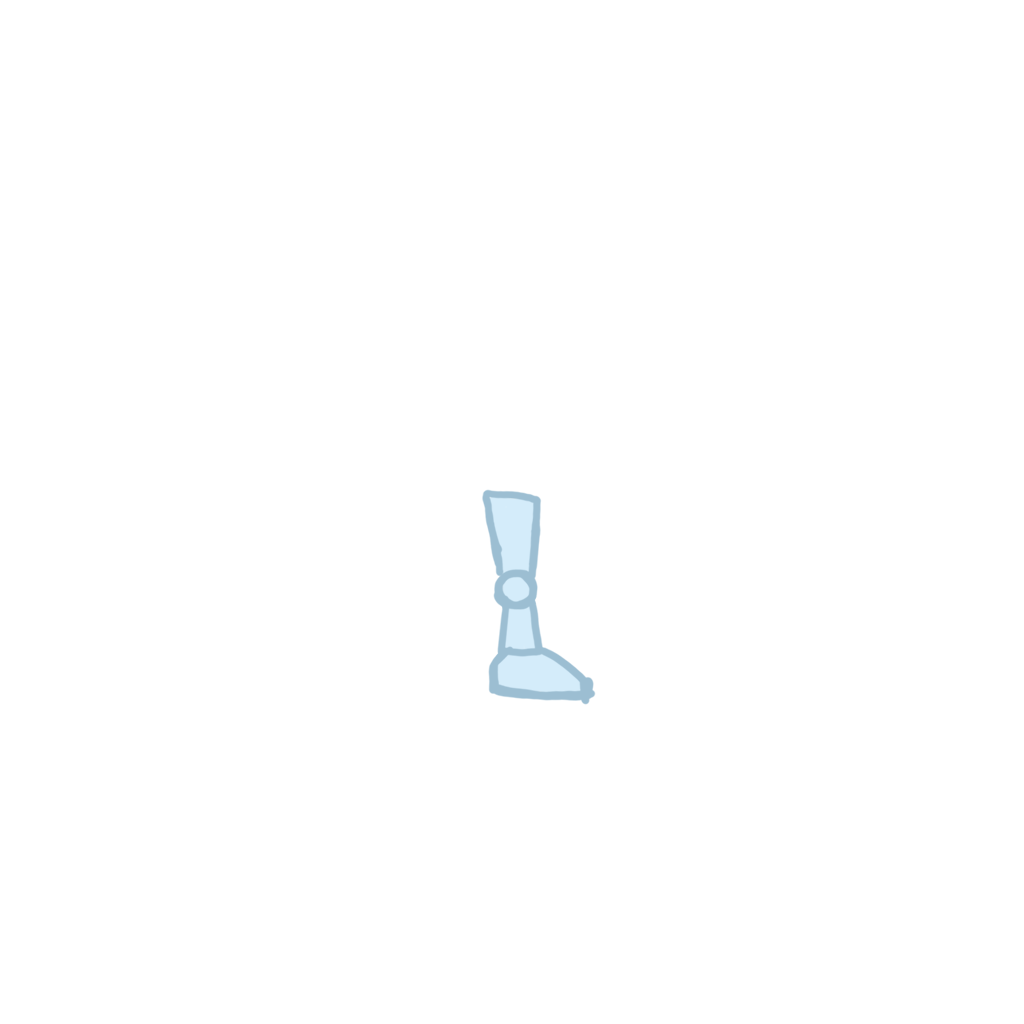
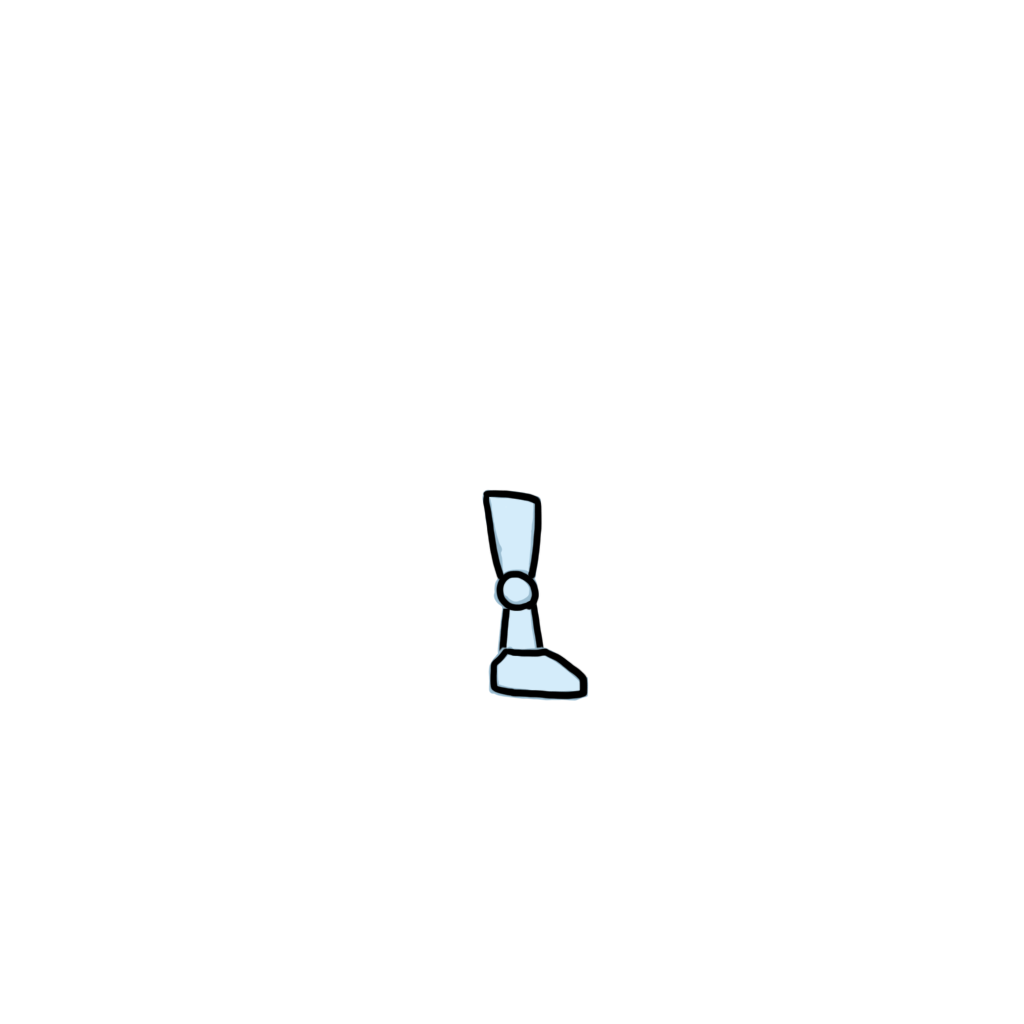
Comparing the layer stacks of the two 1024px x 1024px images. Changes:
painted on "R_leg03" over [489, 647, 596, 705]
painted on "R_leg01" over [482, 489, 543, 612]
painted on "R_leg02" over [496, 593, 546, 672]
